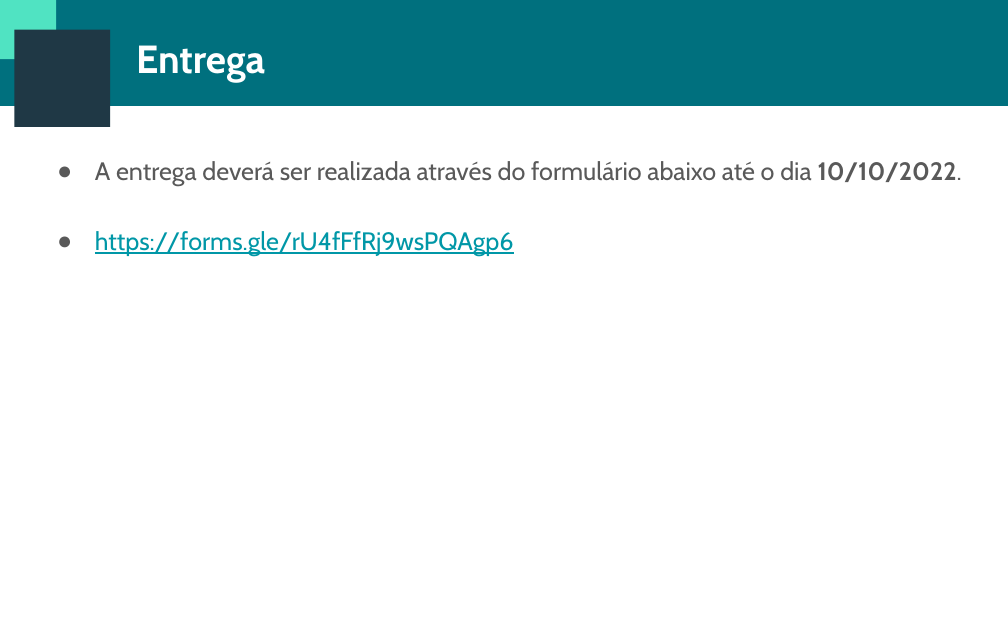
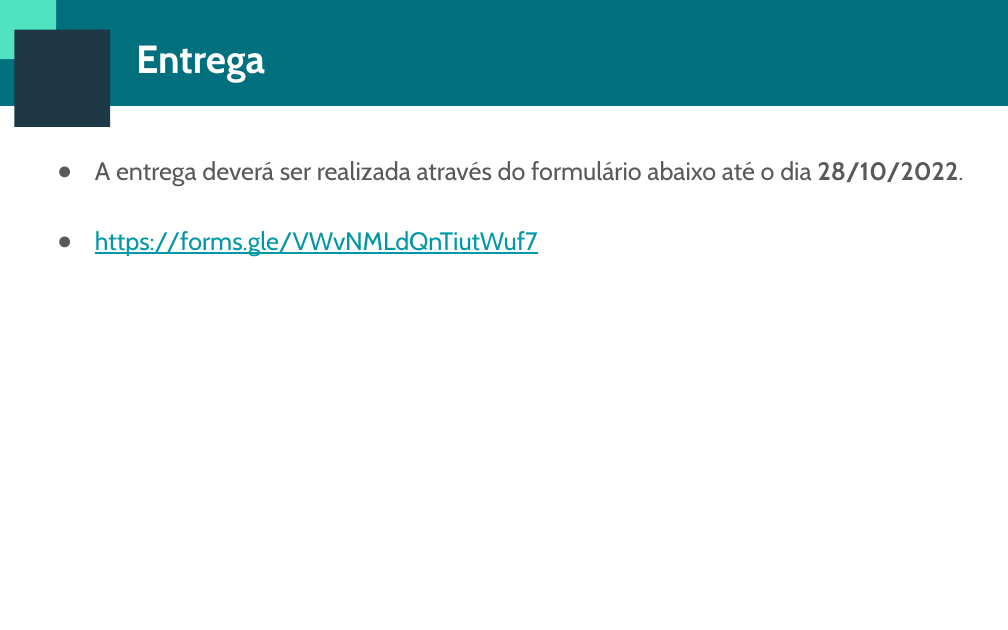
Before and after one commit to cteds/introducao_devops_segundo_oferecimento, a slide deck: slide 7 of avaliacao/escopo.pptx. Drawn at 1008x630 pixels with LibreOffice and Linux fonts; fonts in the diff are those of the drawing; background and template pictures are left out. Boxes give left, top, right and bottom in pixels: in the first picture for what was removed or moved away, otherwise in the second. Text is boxed around its words. In the diff, an @@ line names an element or a change of style, - is before the commit and + after.

```diff
--- a/avaliacao/escopo.pptx
+++ b/avaliacao/escopo.pptx
@@ text at [95,161,964,256]: text changed @@
-● A entrega deverá ser realizada através do formulário abaixo até o dia 10/10/2022.
-● https://forms.gle/rU4fFfRj9wsPQAgp6
+● A entrega deverá ser realizada através do formulário abaixo até o dia 28/10/2022.
+● https://forms.gle/VWvNMLdQnTiutWuf7
```
Also in this commit, not shown: 2 other slides changed, 2 other files.
